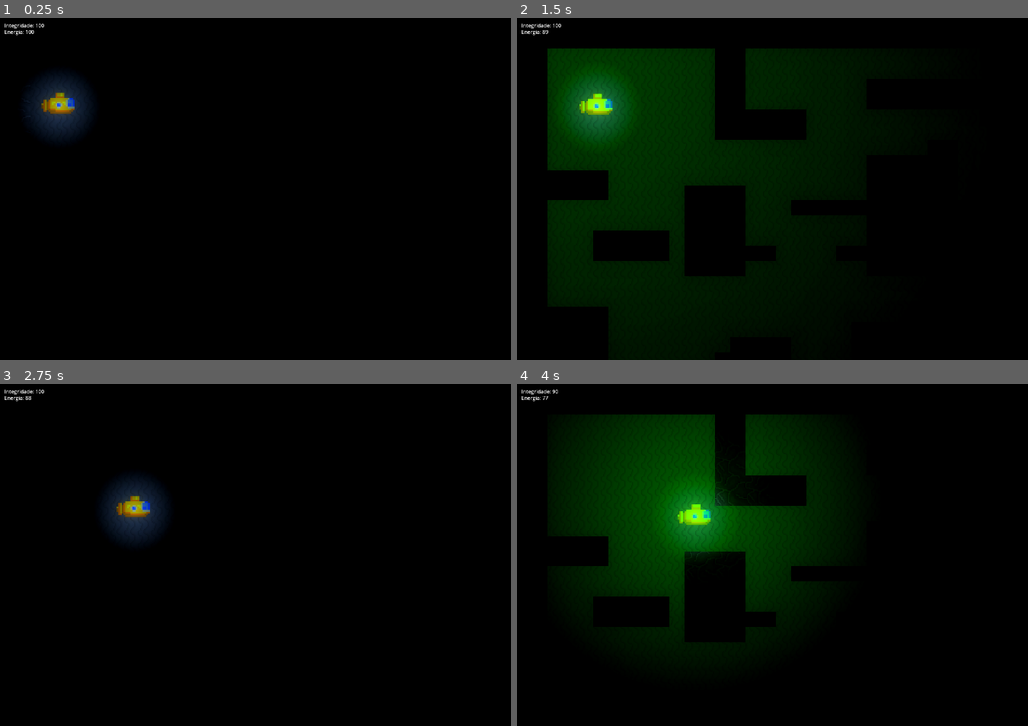
Above: before the commit, frames 1-4 (two rows, left to right).
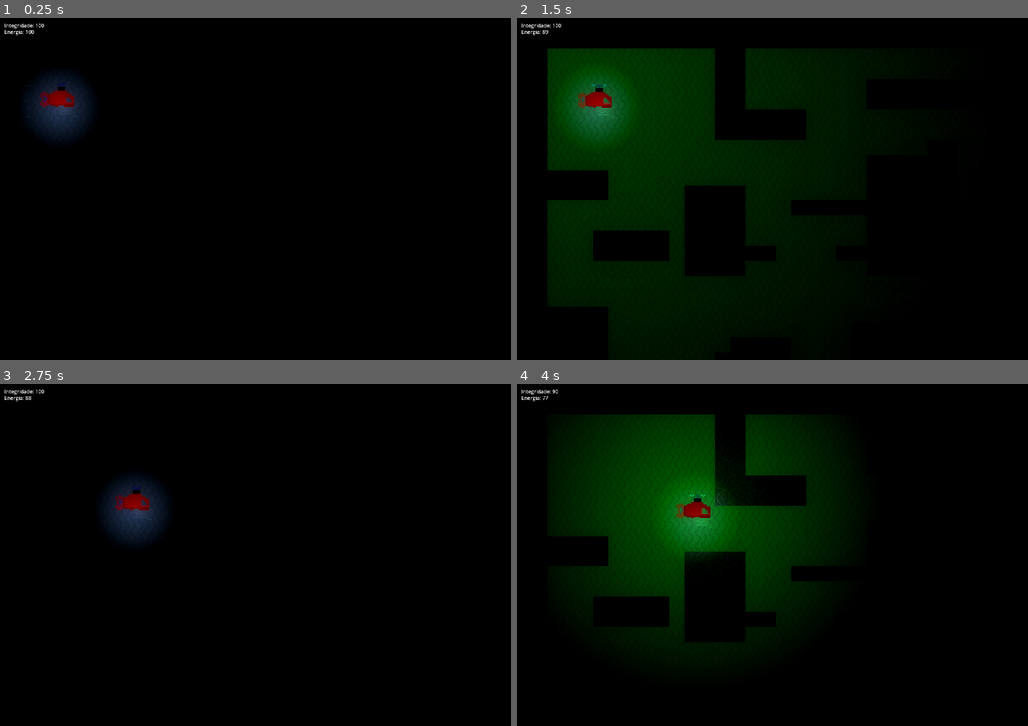
Above: after the commit, the same moments.

Repository: LitheFulminare/subechoXP3
Game: Godot game, scene res://Scenes/Layouts/Main 1.tscn
Two runs of this game, one before a commit and one after it. Both use one fixed random seed, a clock stepped at 60 frames per second and the inputs below.
Inputs:
- Up to frame 1 (0.25 s): no input
- Up to frame 2 (1.5 s): tap Enter at 0.5 s; hold D (Right) 0.53-1.28 s; hold F (Sonar) 0.53-1.28 s; hold S (Down) from 1.28 s (still down); tap F (Sonar) at 1.35 s
- Up to frame 3 (2.75 s): release S (Down) at 2.03 s; hold D (Right) from 2.03 s (still down); hold F (Sonar) from 2.03 s (still down)
- Up to frame 4 (4 s): release D (Right) at 2.78 s; release F (Sonar) at 2.78 s; hold W (Up) 2.78-3.53 s; tap F (Sonar) at 2.85 s; hold A (Left) from 3.53 s (still down); hold F (Sonar) from 3.53 s (still down)

The runs differ from the first frame. In frame 1, 0.4% of the frame differs, in the area x 7-15%, y 19-29%; in frame 2, 0.4%, in the area x 11-19%, y 19-30%; in frame 3, 0.4%; in frame 4, 0.4%.

Commit message:
animação
sprites do vitor e animação do sonar

Diff:
--- a/Scenes/Player_e_misc/CharacterBody2D.gd
+++ b/Scenes/Player_e_misc/CharacterBody2D.gd
@@ -20,15 +20,21 @@
 
 func get_input():
 
+
 	input.x = int(Input.is_action_pressed("Right")) - int(Input.is_action_pressed("Left"))
 	input.y = int(Input.is_action_pressed("Down")) - int(Input.is_action_pressed("Up"))
+
+	if Input.is_action_just_released("Down") || Input.is_action_just_released("Up") || Input.is_action_just_released("Left") || Input.is_action_just_released("Right"):
+		$Sprite/Turbina.stop
 
 	return input.normalized()
 
 func player_movement(delta):
 	input = get_input()
 	if input == Vector2.ZERO:
+
 		if velocity.length() > (friction * delta):
+			$Sprite/Turbina.play()
 			velocity -= velocity.normalized() * (friction * delta)
 		else:
 			velocity = Vector2.ZERO
@@ -65,6 +71,7 @@
 
 func Sonar():
 	if not sonar:
+		$Sprite/Sonar.play()
 		sonar = true
 		$"Sonar cooldown".start()
 		energy = energy - 10
@@ -78,6 +85,7 @@
 		$Sonar.visible = false
 		$Sonar.scale = Vector2(1,1)
 		$Sonar.energy = 1.0
+		$Sprite/Sonar.stop()
 
 func damage_effect():
 	$Flash.start()
--- a/Scenes/Player_e_misc/player.tscn
+++ b/Scenes/Player_e_misc/player.tscn
@@ -1,21 +1,68 @@
-[gd_scene load_steps=10 format=3 uid="uid://e4g3db01cv23"]
+[gd_scene load_steps=19 format=3 uid="uid://e4g3db01cv23"]
 
 [ext_resource type="Script" path="res://Scenes/Player_e_misc/CharacterBody2D.gd" id="1_k0pig"]
-[ext_resource type="Texture2D" uid="uid://wg1qi07pbcay" path="res://sprites/player/submarine_sprite.png" id="2_scnty"]
+[ext_resource type="Texture2D" uid="uid://fcjwgbvtu06l" path="res://sprites/player/Casco/Casco1.png" id="2_r5lx4"]
+[ext_resource type="Texture2D" uid="uid://cocbp3s5ii87t" path="res://sprites/player/Arma/arma1.png" id="3_a035m"]
+[ext_resource type="Texture2D" uid="uid://bcu5ky7sxtmn3" path="res://sprites/player/Motor/turbina1.png" id="4_ynpd3"]
+[ext_resource type="Texture2D" uid="uid://bfsh27fh56qh7" path="res://sprites/player/Motor/turbina1_2.png" id="5_f1d4h"]
+[ext_resource type="Texture2D" uid="uid://vjb3rydk6640" path="res://sprites/player/Sonar/sonar1.png" id="6_22ess"]
+[ext_resource type="Texture2D" uid="uid://cvae20cgax3sk" path="res://sprites/player/Sonar/sonar1_2.png" id="7_3ljv3"]
 
 [sub_resource type="SpriteFrames" id="SpriteFrames_1eeoj"]
 animations = [{
 "frames": [],
 "loop": true,
-"name": &"Accelerating",
+"name": &"Casco Base",
 "speed": 5.0
-}, {
+}]
+
+[sub_resource type="SpriteFrames" id="SpriteFrames_a0lt3"]
+animations = [{
 "frames": [{
 "duration": 1.0,
-"texture": ExtResource("2_scnty")
+"texture": ExtResource("2_r5lx4")
 }],
 "loop": true,
-"name": &"Idle",
+"name": &"casco 1",
+"speed": 5.0
+}]
+
+[sub_resource type="SpriteFrames" id="SpriteFrames_mb5m8"]
+animations = [{
+"frames": [{
+"duration": 1.0,
+"texture": ExtResource("3_a035m")
+}],
+"loop": true,
+"name": &"arma 1",
+"speed": 5.0
+}]
+
+[sub_resource type="SpriteFrames" id="SpriteFrames_qncdd"]
+animations = [{
+"frames": [{
+"duration": 1.0,
+"texture": ExtResource("4_ynpd3")
+}, {
+"duration": 1.0,
+"texture": ExtResource("5_f1d4h")
+}],
+"loop": true,
+"name": &"Motor 1",
+"speed": 5.0
+}]
+
+[sub_resource type="SpriteFrames" id="SpriteFrames_2lbqy"]
+animations = [{
+"frames": [{
+"duration": 1.0,
+"texture": ExtResource("6_22ess")
+}, {
+"duration": 1.0,
+"texture": ExtResource("7_3ljv3")
+}],
+"loop": true,
+"name": &"Sonar 1",
 "speed": 5.0
 }]
 
@@ -54,11 +101,37 @@
 script = ExtResource("1_k0pig")
 
 [node name="Sprite" type="AnimatedSprite2D" parent="."]
-scale = Vector2(0.565, 0.565)
+position = Vector2(-2.86102e-06, 1.14441e-05)
+scale = Vector2(4, 4)
 sprite_frames = SubResource("SpriteFrames_1eeoj")
-animation = &"Idle"
+animation = &"Casco Base"
+metadata/_edit_group_ = true
+
+[node name="Casco" type="AnimatedSprite2D" parent="Sprite"]
+sprite_frames = SubResource("SpriteFrames_a0lt3")
+animation = &"casco 1"
+
+[node name="Arma" type="AnimatedSprite2D" parent="Sprite"]
+position = Vector2(-0.999982, -3.97364e-06)
+sprite_frames = SubResource("SpriteFrames_mb5m8")
+animation = &"arma 1"
+
+[node name="Turbina" type="AnimatedSprite2D" parent="Sprite"]
+position = Vector2(0, 1.01725e-05)
+sprite_frames = SubResource("SpriteFrames_qncdd")
+animation = &"Motor 1"
+frame_progress = 0.248605
+metadata/_edit_lock_ = true
+
+[node name="Sonar" type="AnimatedSprite2D" parent="Sprite"]
+position = Vector2(0, 1.01725e-05)
+sprite_frames = SubResource("SpriteFrames_2lbqy")
+animation = &"Sonar 1"
+frame_progress = 0.382877
+metadata/_edit_lock_ = true
 
 [node name="Collider" type="CollisionShape2D" parent="."]
+visible = false
 position = Vector2(-3.00006, 0.499939)
 rotation = 1.5708
 shape = SubResource("RectangleShape2D_uhf8u")
@@ -70,6 +143,7 @@
 shadow_color = Color(0, 0.27451, 1, 0)
 texture = SubResource("GradientTexture2D_w4kjf")
 metadata/_edit_group_ = true
+metadata/_edit_lock_ = true
 
 [node name="Sonar" type="PointLight2D" parent="."]
 visible = false
Binary file added: sprites/player/Arma/arma1.png
Not shown, added: sprites/player/Arma/arma1.png.import
Binary file added: sprites/player/Casco/Casco1.png
Not shown, added: sprites/player/Casco/Casco1.png.import
Binary file added: sprites/player/Motor/turbina1.png
Not shown, added: sprites/player/Motor/turbina1.png.import
Binary file added: sprites/player/Motor/turbina1_2.png
Not shown, added: sprites/player/Motor/turbina1_2.png.import
Binary file added: sprites/player/Sonar/sonar1.png
Not shown, added: sprites/player/Sonar/sonar1.png.import
Binary file added: sprites/player/Sonar/sonar1_2.png
Not shown, changed: sprites/player/Sonar/sonar1_2.png.import
(and 1 more such lines)
